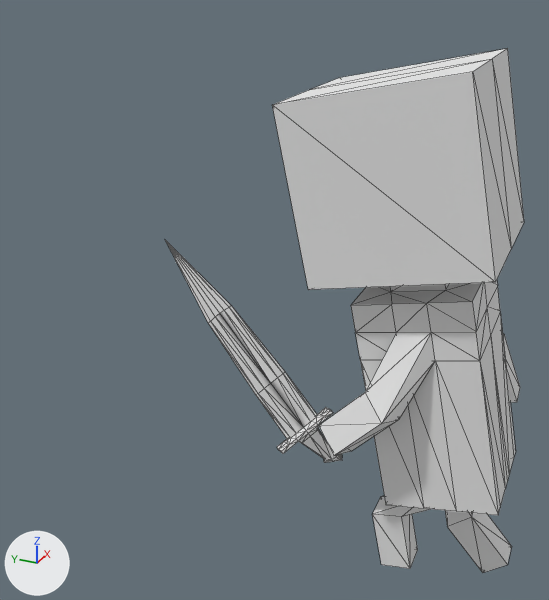
Two versions of the OBJ model Data/Animations/RunPlayer/run_000003.obj, one commit apart.
Camera for both pictures: a camera (50 mm lens) standing at (-1.519, -0.218, 1.131) and looking at (-0.059, 0.439, 0.401). Lighting does not change. The marker at lower left points along +X, +Y and +Z. Mesh edges are drawn as thin lines. Where no turn or scale is listed for an object, it has been applied to the vertices. Vertices at the same position are counted once.

Before the edit, the objects in view are built like this:
```python
me_plane_plane_002 = bpy.data.meshes.new('Plane_Plane.002')
me_plane_plane_002.from_pydata(...)  # 227 vertices, 448 faces, 1 loose edge; spans x -0.261..0.186, y -0.151..0.605, z -0.29..0.951
me_plane_plane_002.materials.append(mat_material)  # white #e7e7e7
ob_plane_plane_002 = bpy.data.objects.new('Plane_Plane.002', me_plane_plane_002)
ob_plane_plane_002.location = (0.0, 0.0, 0.0)
```
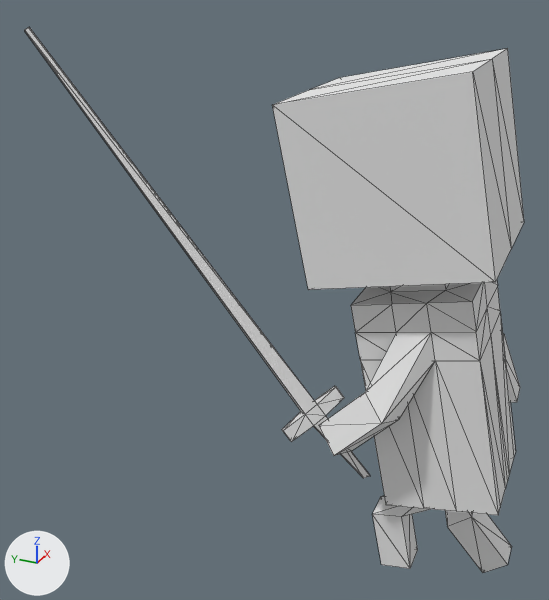
Pixel boxes (x1, y1, x2, y2) of what changed, in the pictures (549 x 600 px):
'Plane_Plane.002', reshaped (39% wider)
    before: (165, 48, 524, 573)
    after: (25, 27, 524, 573)
part 1 of me_plane_plane_002, added
    after: (25, 27, 370, 478)
part 2 of me_plane_plane_002, deleted
    before: (165, 240, 342, 463)

Diff of the bpy script that builds the scene:
```diff
--- a/Data/Animations/RunPlayer/run_000003.obj.py
+++ b/Data/Animations/RunPlayer/run_000003.obj.py
@@ me_plane_plane_002 @@
 # used by ob_plane_plane_002; location = (0.0, 0.0, 0.0)
-me_plane_plane_002.from_pydata(...)  # 227 vertices, 448 faces, 1 loose edge; spans x -0.261..0.186, y -0.151..0.605, z -0.29..0.951
+me_plane_plane_002.from_pydata(...)  # 138 vertices, 268 faces; spans x -0.284..0.186, y -0.151..0.88, z -0.29..0.999
+# me_plane_plane_002 part 1: a new loose piece of 24 vertices spanning x -0.284..-0.116, y 0.166..0.88, z 0.032..0.999, in mat_material (white #e7e7e7)
+# me_plane_plane_002 part 2: the loose piece of 113 vertices spanning x -0.261..-0.134, y 0.223..0.605, z 0.084..0.587 is deleted
 me_plane_plane_002.materials.append(mat_material)
```
